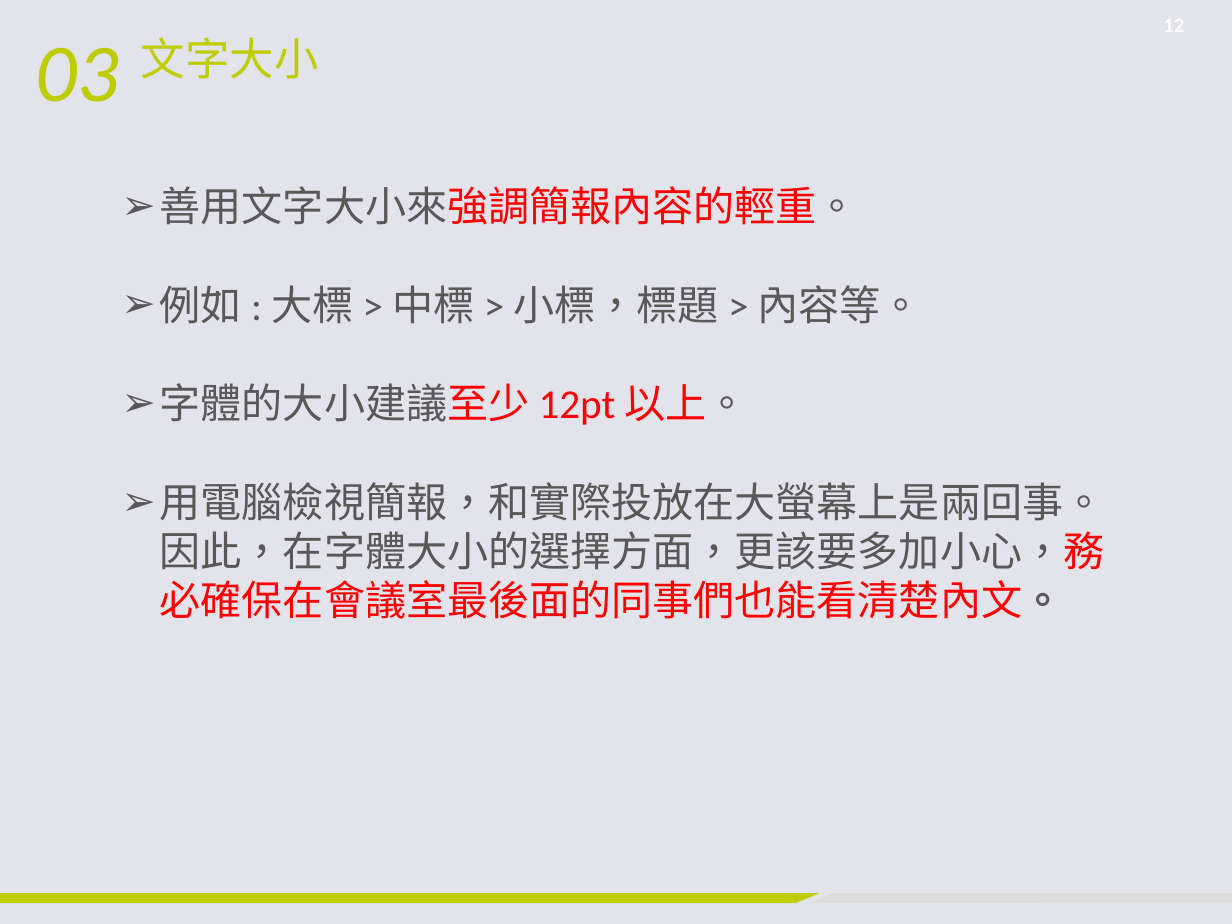
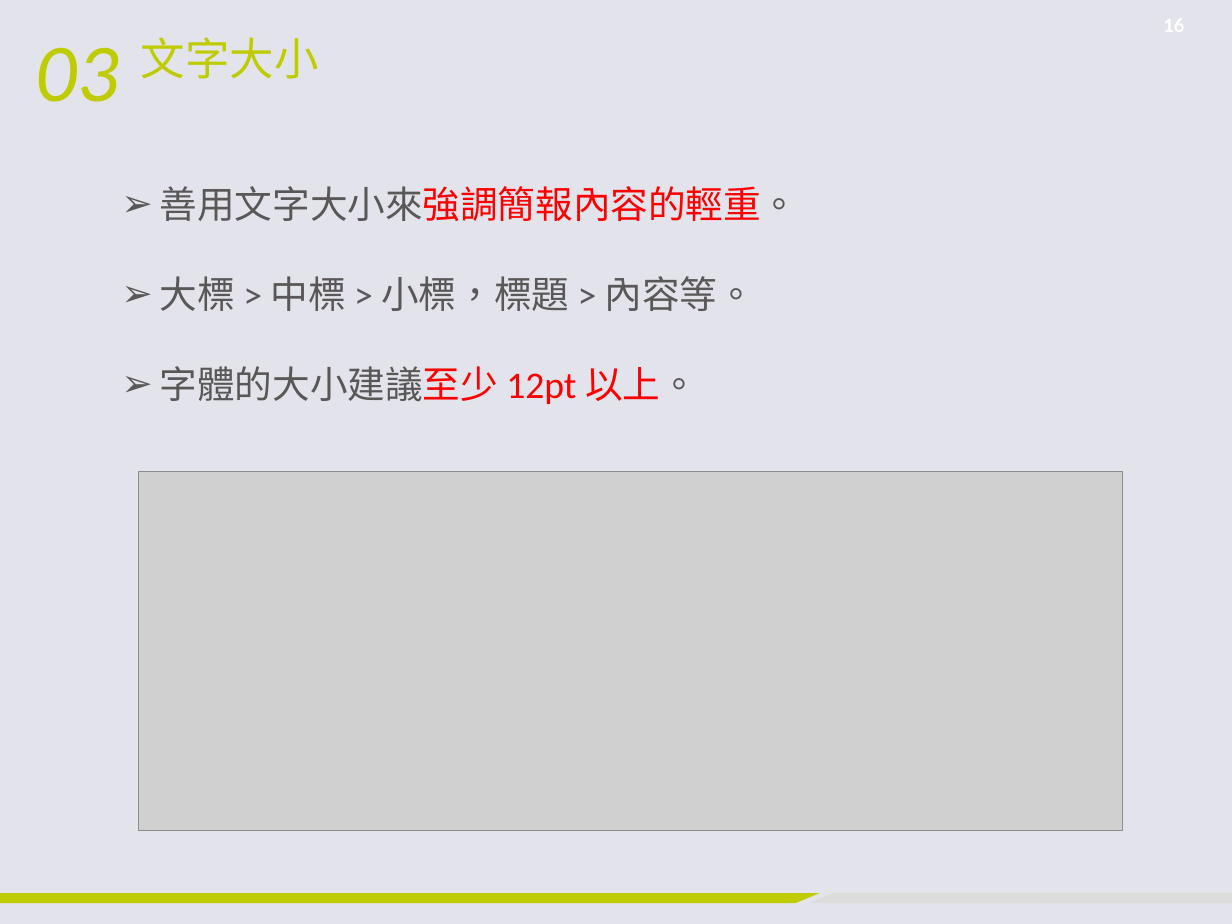
Before and after one commit to jerry092383/chungyo_hw, a slide deck: slide 16 of HW-Week1/簡報製作-jerry092383.pptx (slide 12 before the commit). Drawn at 1232x924 pixels with LibreOffice and Linux fonts; fonts in the diff are those of the drawing; grey boxes stand for pictures; background and template pictures are left out. Boxes give left, top, right and bottom in pixels: in the first picture for what was removed or moved away, otherwise in the second. Text is boxed around its words. In the diff, an @@ line names an element or a change of style, - is before the commit and + after.

Commit message:
PPT complete

```diff
--- a/HW-Week1/簡報製作-jerry092383.pptx
+++ b/HW-Week1/簡報製作-jerry092383.pptx
@@ page number at bbox=[1140, 0, 1207, 49]: text changed @@
-12
+16
@@ text at bbox=[160, 186, 799, 404]: size 24 to 22 pt in "善用文字大小來強調簡報內容的輕重。", "字體的大小建議至少 12pt 以上。" @@
@@ text at bbox=[160, 276, 755, 311]: text changed; size 24 to 22 pt @@
-➢ 例如 : 大標 > 中標 > 小標，標題 > 內容等。
+➢ 大標 > 中標 > 小標，標題 > 內容等。
@@ picture added at bbox=[138, 472, 1122, 832] @@
@@ text at bbox=[160, 482, 1105, 619]: paragraph removed @@
-➢ 用電腦檢視簡報，和實際投放在大螢幕上是兩回事。因此，在字體大小的選擇方面，更該要多加小心，務必確保在會議室最後面的同事們也能看清楚內文。
```
Also in this commit, not shown: 9 other slides changed, 15 slides added, 4 slides removed, 16 other files.
